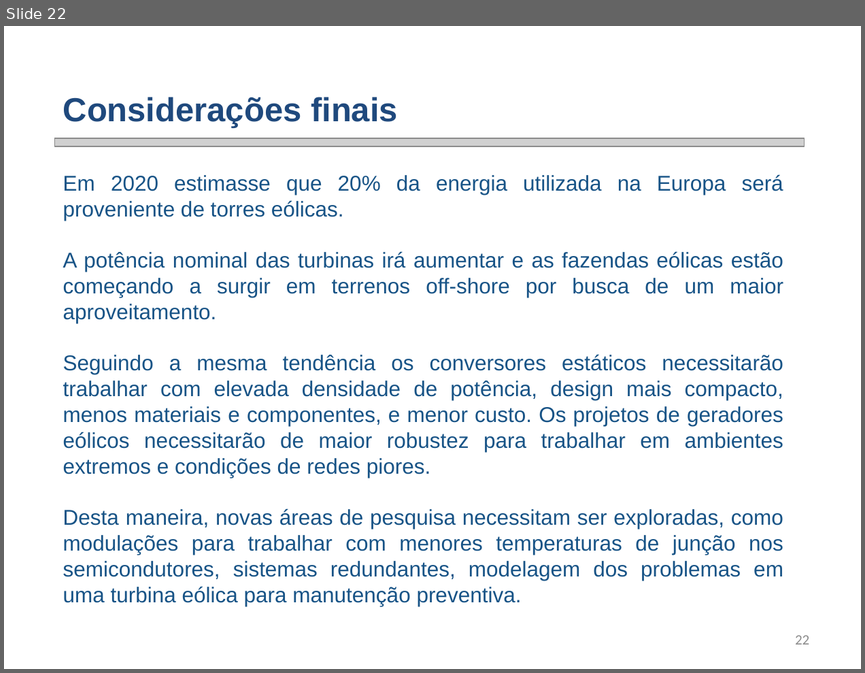
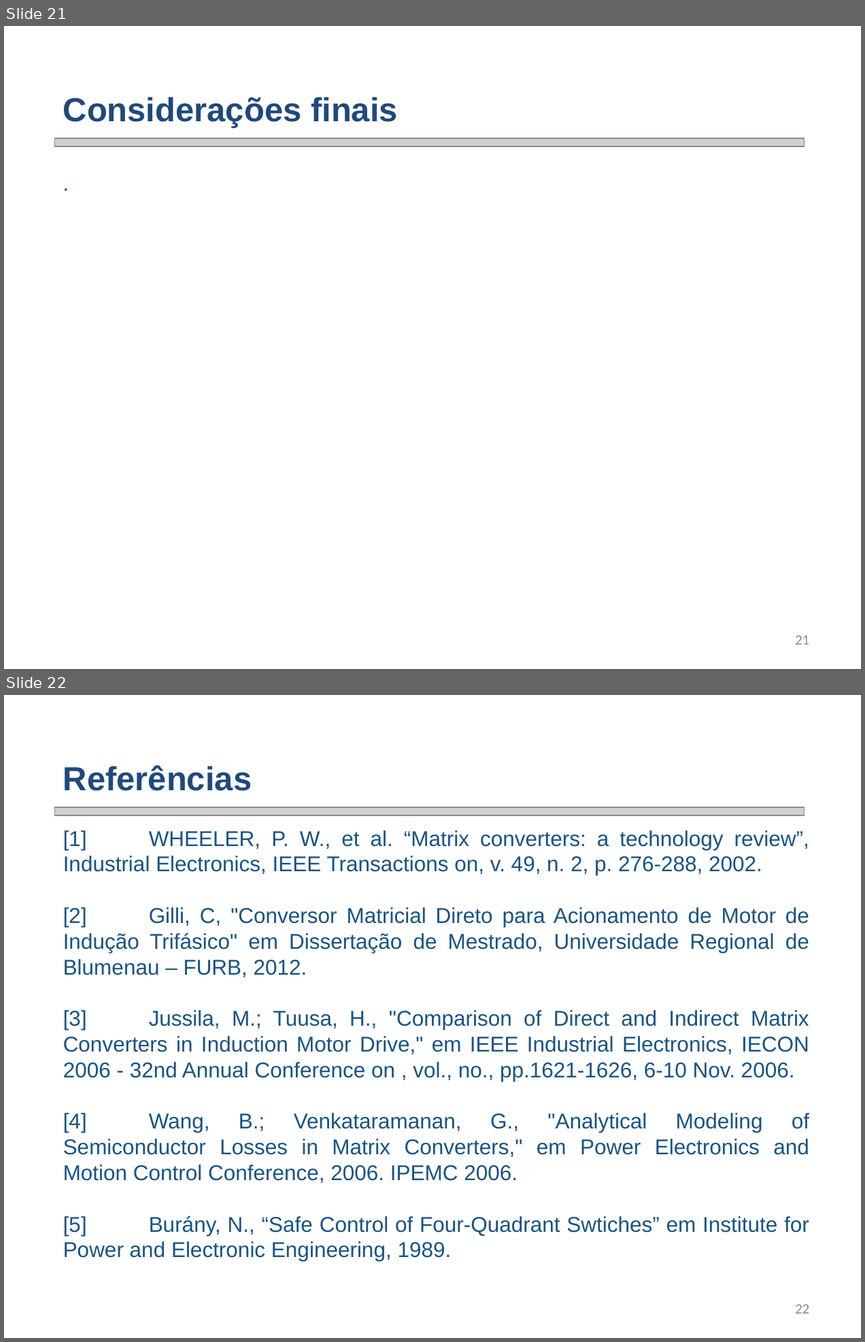
Before and after one commit to smarley2/ED1, a slide deck: Apresentação ED - Análise de perdas em conversor matricial - Fábio Posser.pptx. Shown one above the other, each under a label of ours: slide 22 before the commit, slides 21 and 22 after it. The pictures are 865x673 and 865x1342 pixels, drawn with LibreOffice and Linux fonts; fonts in the diff are those of the drawing; grey boxes stand for pictures; background and template pictures are left out. Boxes give left, top, right and bottom in pixels: in the first picture for what was removed or moved away, otherwise in the second. Text is boxed around its words. In the diff, an @@ line names an element or a change of style, - is before the commit and + after.

```diff
--- a/Apresentação ED - Análise de perdas em conversor matricial - Fábio Posser.pptx
+++ b/Apresentação ED - Análise de perdas em conversor matricial - Fábio Posser.pptx
@@ slide 22 added at [4,695,861,1338], background picture (left out) @@
@@ text added at [63,765,252,791], 28 pt, text #1F497D, bold @@
+Referências
@@ picture added at [54,807,804,816] @@
@@ text added at [63,830,809,1261], 18 pt, text #175386 @@
+[1] WHEELER, P. W., et al. “Matrix converters: a technology review”, Industrial Electronics, IEEE Transactions on, v. 49, n. 2, p. 276-288, 2002.
+[2] Gilli, C, "Conversor Matricial Direto para Acionamento de Motor de Indução Trifásico" em Dissertação de Mestrado, Universidade Regional de Blumenau – FURB, 2012.
+[3] Jussila, M.; Tuusa, H., "Comparison of Direct and Indirect Matrix Converters in Induction Motor Drive," em IEEE Industrial Electronics, IECON 2006 - 32nd Annual Conference on , vol., no., pp.1621-1626, 6-10 Nov. 2006.
+[4] Wang, B.; Venkataramanan, G., "Analytical Modeling of Semiconductor Losses in Matrix Converters," em Power Electronics and Motion Control Conference, 2006. IPEMC 2006.
+[5] Burány, N., “Safe Control of Four-Quadrant Swtiches” em Institute for Power and Electronic Engineering, 1989.
@@ page number added at [795,1304,809,1313], 12 pt, text #8C8C8C @@
+22
@@ what was slide 22 is now slide 21 @@
@@ slide 21 changed as well @@
@@ text added at [54,165,792,199], 18 pt, text #175386 @@
+  .
@@ text removed at [63,174,783,606] @@
-  Em 2020 estimasse que 20% da energia utilizada na Europa será proveniente de torres eólicas.
-  A potência nominal das turbinas irá aumentar e as fazendas eólicas estão começando a surgir em terrenos off-shore por busca de um maior aproveitamento.
-  Seguindo a mesma tendência os conversores estáticos necessitarão trabalhar com elevada densidade de potência, design mais compacto, menos materiais e componentes, e menor custo. Os projetos de geradores eólicos necessitarão de maior robustez para trabalhar em ambientes extremos e condições de redes piores.
-  Desta maneira, novas áreas de pesquisa necessitam ser exploradas, como modulações para trabalhar com menores temperaturas de junção nos semicondutores, sistemas redundantes, modelagem dos problemas em uma turbina eólica para manutenção preventiva.
@@ page number at [795,635,809,644]: text changed @@
-22
+21
```
Also in this commit, not shown: 2 other slides changed, 18 other slides added, 19 slides removed.
